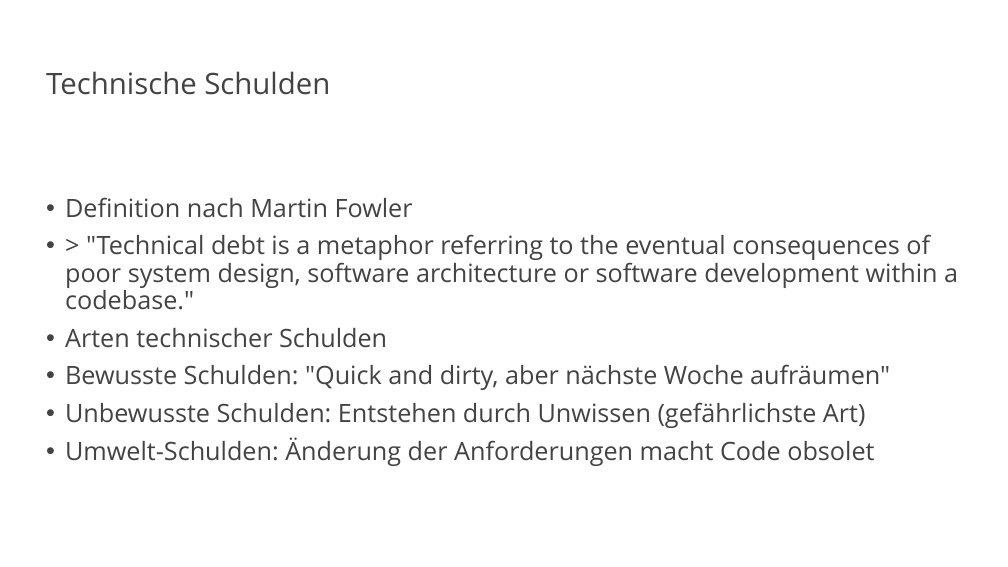
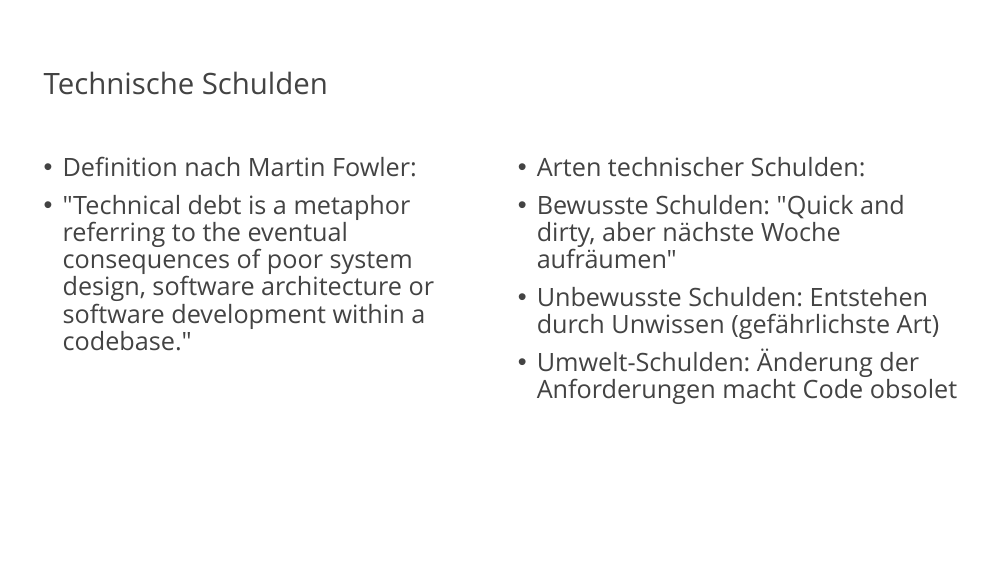
Before and after one commit to vanillacore-net/september-2025-telekom-training, a slide deck: slide 19 of presentations/powerpoint/intro-presentation.pptx (slide 16 before the commit). Drawn at 1008x567 pixels with LibreOffice and Linux fonts; fonts in the diff are those of the drawing; background and template pictures are left out. Boxes give left, top, right and bottom in pixels: in the first picture for what was removed or moved away, otherwise in the second. Text is boxed around its words. In the diff, an @@ line names an element or a change of style, - is before the commit and + after.

```diff
--- a/presentations/powerpoint/intro-presentation.pptx
+++ b/presentations/powerpoint/intro-presentation.pptx
@@ text added at (x1=63, y1=156, x2=435, y2=351), 24 pt, text #434343 @@
+• Definition nach Martin Fowler:
+• "Technical debt is a metaphor referring to the eventual consequences of poor system design, software architecture or software development within a codebase."
@@ text "Arten technischer Schulden:" moved from (x1=65, y1=197, x2=958, y2=466) to (x1=537, y1=157, x2=957, y2=404) @@
@@ text at (x1=537, y1=157, x2=866, y2=177): text changed @@
-• Definition nach Martin Fowler
-• > "Technical debt is a metaphor referring to the eventual consequences of poor system design, software architecture or software development within a codebase."
-• Arten technischer Schulden
+• Arten technischer Schulden:
```
Also in this commit, not shown: 27 other slides changed, 6 slides added, 1 slide removed, 11 other files.
